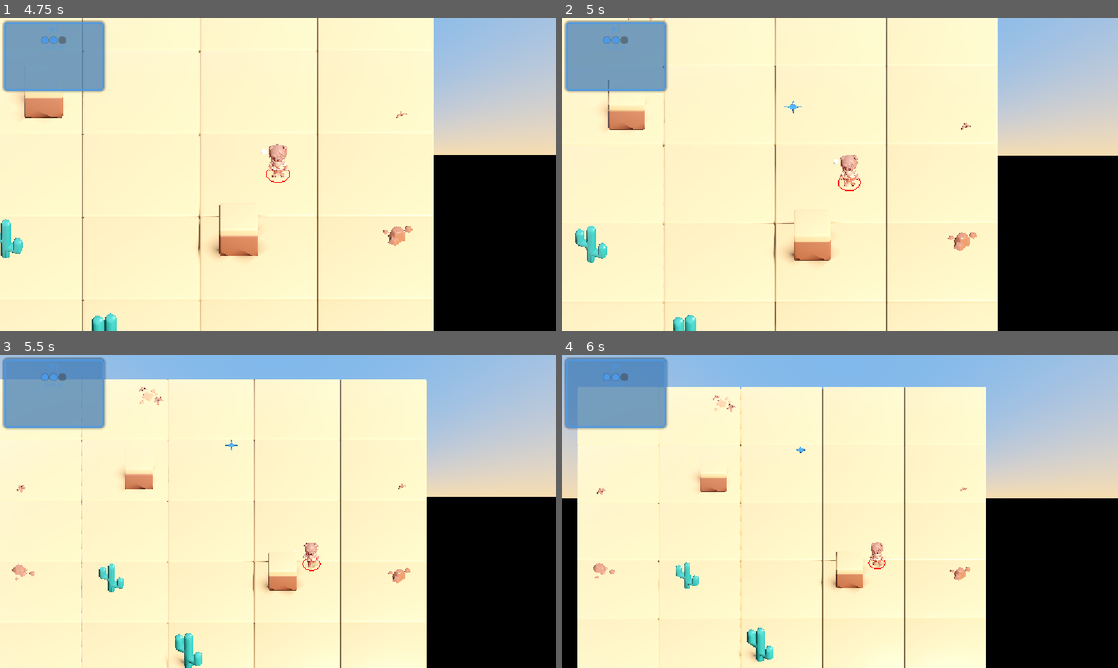
Above: before the commit, frames 1-4 (two rows, left to right).
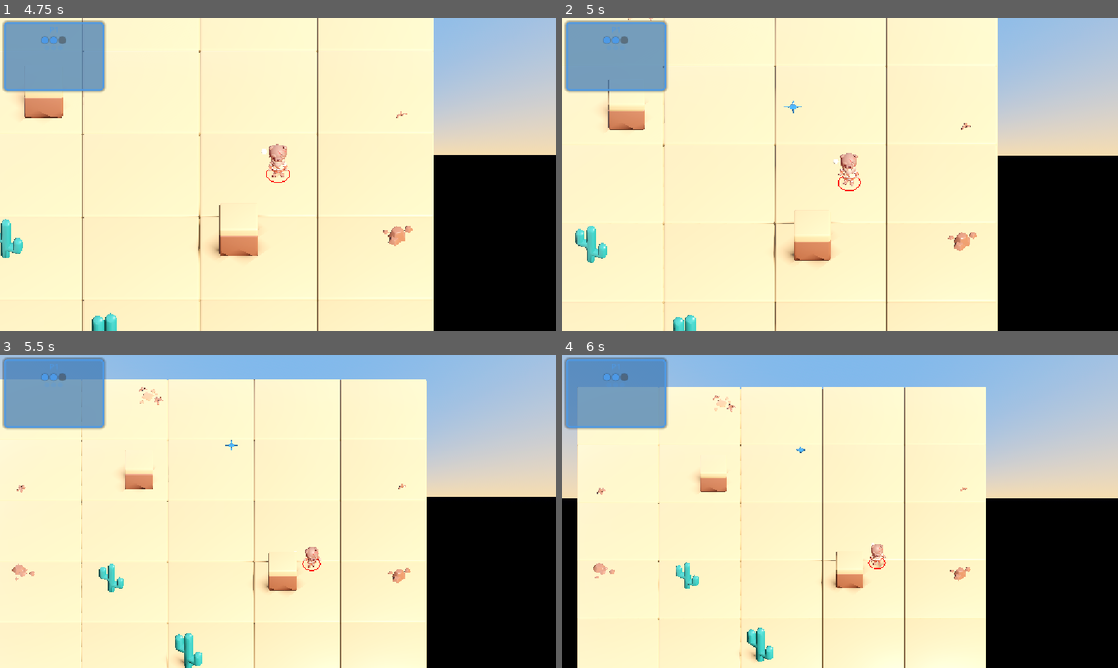
Above: after the commit, the same moments.

Repository: haotsai101/ropedart-arena
Game: Godot game, scene res://tests/test_player_map_boundary.tscn
Two runs of this game, one before a commit and one after it. Both use one fixed random seed, a clock stepped at 60 frames per second and the inputs below. This scene is started directly instead of the project's main scene.
Inputs (mouse positions are in pixels of both pictures, inside the frame that each line leads up to):
- Up to frame 1 (4.75 s): tap Enter (ui_accept) at 0.5, 0.77, 2, 3.77 s; move the mouse to (250, 237) at 0.52 s; hold Up (ui_up) 0.53-1.25 s; tap B at 0.6 s; click (250, 237) at 0.67 s; drag from (444, 221) to (250, 237) at 1.27 s; move the mouse to (111, 127) at 2.02 s; hold Left (ui_left) 2.03-2.75 s; tap R at 2.1 s; drag from (305, 174) to (111, 127) at 2.77 s; move the mouse to (194, 96) at 3.52 s; hold Down (ui_down) 3.53-4.25 s; tap Backspace at 3.6 s; drag from (400, 158) to (194, 96) at 4.27 s
- Up to frame 2 (5 s): no input
- Up to frame 3 (5.5 s): move the mouse to (166, 527) at 5.02 s; hold Up (ui_up) from 5.03 s (still down); hold Shift from 5.03 s (still down); click (166, 527) at 5.17 s
- Up to frame 4 (6 s): release Up (ui_up) at 5.75 s; release Shift at 5.75 s; drag from (895, 442) to (728, 527) at 5.77 s

Frame 1 is identical in both runs. In frame 2, 0.2% of the frame differs, in the area x 49-54%, y 43-54%; in frame 3, 0.1%; in frame 4, less than 0.1%.

Commit message:
feat: wire up Throw/Hit_A/Hit_B animations for throw and slash
No dedicated attack clip exists in the KayKit set, so the two Hit
reaction clips stand in for the attacker's own swing: Hit_A for the
lethal slash, Hit_B for the kick. Throw already had a matching clip
but nothing triggered it. Added an action_playing guard in _process()
so these one-shot clips aren't stomped by the per-frame locomotion
animation selection before they're visible.

Co-Authored-By: Claude Sonnet 5 <noreply@anthropic.com>
Claude-Session: https://claude.ai/code/session_019aCxs6gZU2bEG9ijQUiYXu

Diff:
--- a/scripts/player.gd
+++ b/scripts/player.gd
@@ -258,6 +258,11 @@
 	"Idle_A", "Idle_B", "Walking_A", "Walking_B", "Walking_C", "Running_A", "Running_B",
 ]
 
+## One-shot action clips triggered from gameplay code (throw/slash/kick) --
+## _process()'s per-frame locomotion selection must not stomp these mid-play,
+## see the action_playing guard there.
+const ONE_SHOT_ACTION_CLIPS: Array[String] = ["Throw", "Hit_A", "Hit_B"]
+
 func _setup_animation() -> void:
 	## Attach a fresh AnimationPlayer next to this character's Skeleton3D and
 	## merge in clips from every file in ANIM_SOURCES (Walking_A/Running_A/
@@ -372,7 +377,13 @@
 	# Dash takes priority over the is_moving check — while dashing we're moving
 	# far faster than a walk, so cut straight to the run clip regardless of the
 	# (dash-excluded) is_moving state used for Walk/Idle and the procedural bob.
-	if _is_dashing:
+	# A one-shot action clip (throw/slash/kick) gets to finish playing first --
+	# otherwise this per-frame selection would stomp it within a single frame
+	# of it starting, since nothing here else calls _play_anim() at all.
+	var action_playing: bool = _anim_player != null and _current_anim in ONE_SHOT_ACTION_CLIPS and _anim_player.is_playing()
+	if action_playing:
+		pass
+	elif _is_dashing:
 		_play_anim("Running_A")
 	elif is_moving:
 		_play_anim("Walking_A", WALK_ANIM_SPEED)
@@ -659,6 +670,7 @@
 	dart = dart_scene.instantiate()
 	get_parent().add_child(dart)
 	dart.launch(self, get_pos_2d(), aim_dir, ratio)
+	_play_anim("Throw")
 
 
 func get_pos_2d() -> Vector2:
@@ -670,6 +682,11 @@
 	## same one-hit-kill economy as a dagger throw. Otherwise (dagger thrown
 	## and unavailable) it's a non-lethal kick: reuses trip()'s stagger so a
 	## disarmed player still has a way to disrupt an armed opponent up close.
+	## No dedicated attack clip exists in the KayKit set (see ANIM_SOURCES'
+	## comment), so the two Hit reaction clips stand in for the attacker's own
+	## swing: Hit_A for the slash, Hit_B for the kick -- plays on every attempt,
+	## whether or not it actually connects, same as Throw always playing on launch.
+	_play_anim("Hit_A" if dart == null else "Hit_B")
 	var my_pos: Vector2 = get_pos_2d()
 	var cone_cos: float = cos(deg_to_rad(MELEE_CONE_DEG))
 	for p in get_tree().get_nodes_in_group("players"):
